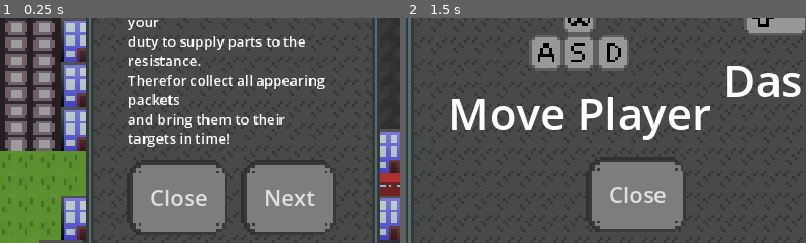
Above: before the commit, frames 1-2 (left to right).
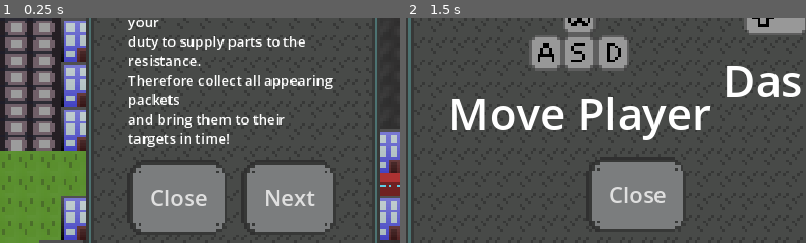
Above: after the commit, the same moments.

Repository: Lila-Kuhlt/Close-Encounters-of-the-Jeff-Kind
Game: Godot game, scene res://scenes/UI/TitleScreen.tscn
Two runs of this game, one before a commit and one after it. Both use one fixed random seed, a clock stepped at 60 frames per second and the inputs below.
Inputs:
- Up to frame 1 (0.25 s): no input
- Up to frame 2 (1.5 s): click "Next" at 0.5 s; tap Enter at 1.25 s; hold D (right) from 1.28 s (still down); tap Space (dash) at 1.35 s
The pictures show only the part of the screen within x 21-71%, y 36-86%; the shares and areas given below are measured in that part.

The runs differ from the first frame. In frame 1, 1.0% of the frame differs, in the area x 46-84%, y 25-32%; in frame 2, nothing differs.

Commit message:
Fix typo

Diff:
--- a/godot/scenes/UI/UI.tscn
+++ b/godot/scenes/UI/UI.tscn
@@ -152,7 +152,7 @@
 The aliens have taken over the city!
 As the last delivery man it is your
 duty to supply parts to the resistance.
-Therefor collect all appearing packets
+Therefore collect all appearing packets
 and bring them to their targets in time!"
 fit_content = true
 
